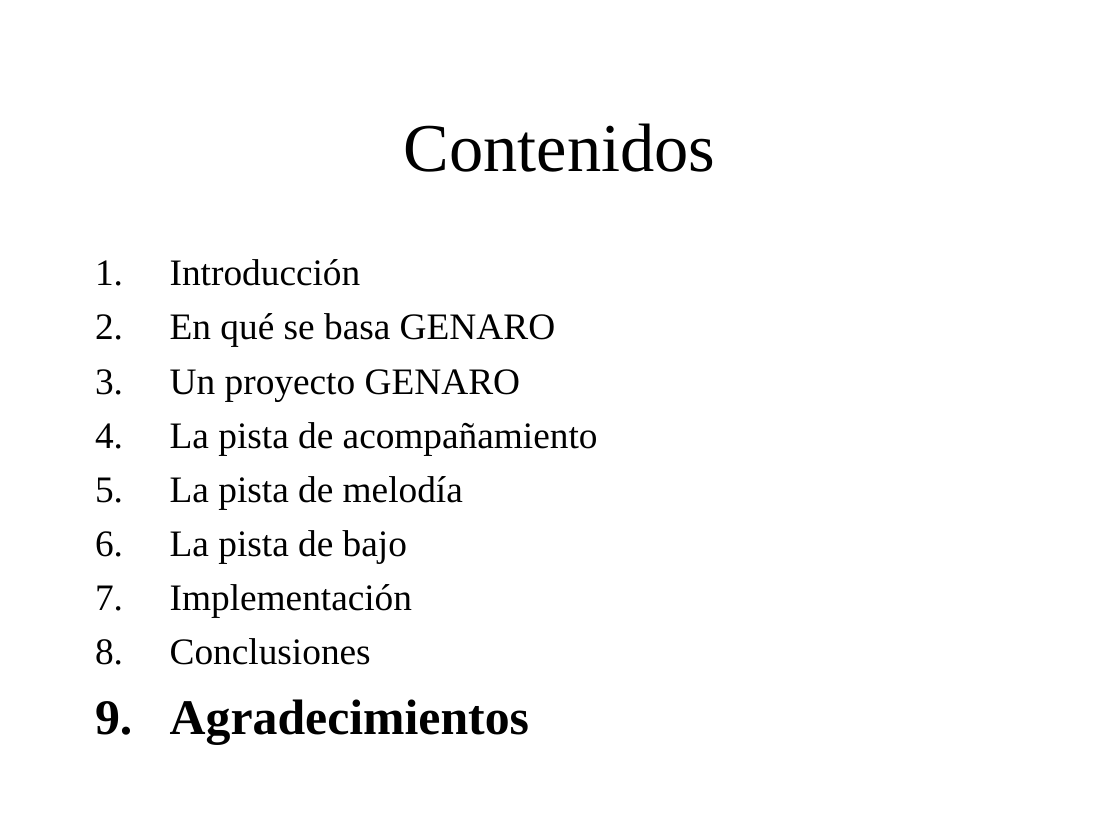
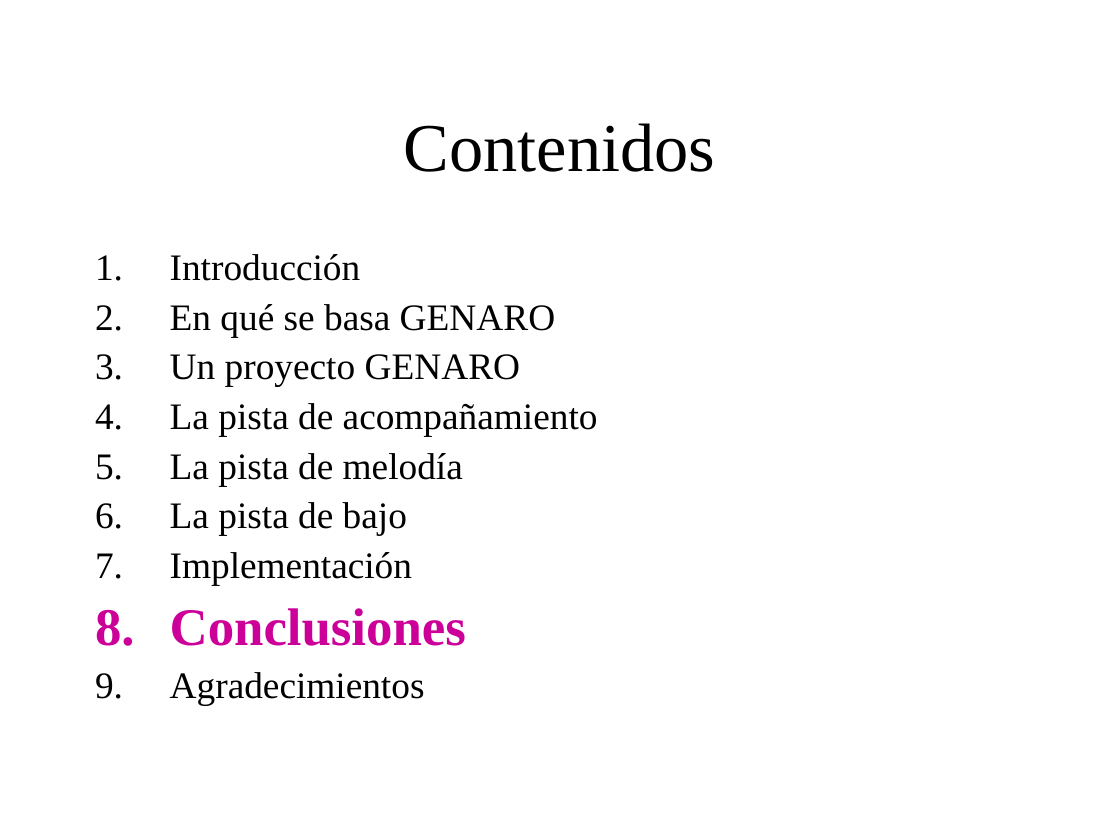
Before and after one commit to BackupTheBerlios/genaro, a slide deck: slide 41 of Documentos/MemoriaSSII/presentacion_proyecto.ppt. Drawn at 1120x840 pixels with LibreOffice and Linux fonts; fonts in the diff are those of the drawing; background and template pictures are left out. Boxes give left, top, right and bottom in pixels: in the first picture for what was removed or moved away, otherwise in the second. Text is boxed around its words. In the diff, an @@ line names an element or a change of style, - is before the commit and + after.

```diff
--- a/Documentos/MemoriaSSII/presentacion_proyecto.ppt
+++ b/Documentos/MemoriaSSII/presentacion_proyecto.ppt
@@ text "Introducción" at (170,254,598,705): size 24 to 34 pt, text colour #000000 to #CC0099, bold on in "Conclusiones"; size 32 to 24 pt, bold off in "Agradecimientos"; line spacing 1 to 0.9; more space between paragraphs; bullet colour #000000 to #CC0099; less space between paragraphs @@
```
Also in this commit, not shown: 17 other slides changed.
